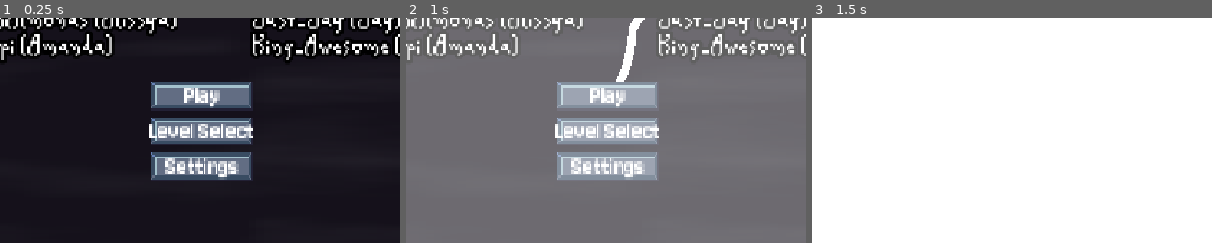
Above: before the commit, frames 1-3 (left to right).
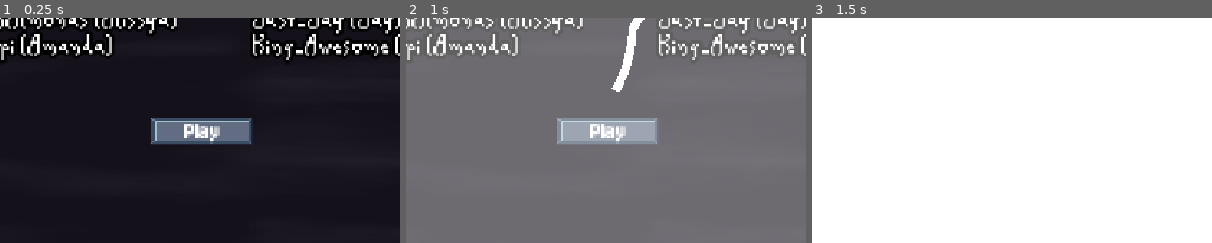
Above: after the commit, the same moments.

Repository: PeterCastell/monster-masher
Game: Godot game, scene res://game.tscn
Two runs of this game, one before a commit and one after it. Both use one fixed random seed, a clock stepped at 60 frames per second and the inputs below. The engine's default icon, where the game draws it, is replaced by a stand-in: a white triangle on a blue panel in a dark square.
Inputs (mouse positions are % of the whole screen's width and height, from its top left):
- Up to frame 1 (0.25 s): no input
- Up to frame 2 (1 s): click "Level Select" (after the commit: "Play") at 0.5 s
- Up to frame 3 (1.5 s): click (50, 79) at 1.25 s, where only the run before the commit has a clickable "Settings"
The pictures show only the part of the screen within x 24-74%, y 46-96%; the shares and areas given below are measured in that part.

The runs differ from the first frame. In frame 1, 7.5% of the frame differs, in the area x 37-64%, y 28-72%; in frame 2, 7.0%; in frame 3, nothing differs.

Commit message:
RIP menu

Diff:
--- a/game.tscn
+++ b/game.tscn
@@ -2761,48 +2761,6 @@
 text = "Play"
 horizontal_alignment = 1
 
-[node name="LevelSelect" type="TextureButton" parent="UI/Canvas/MainMenu/VBoxContainer" unique_id=904132827]
-layout_mode = 2
-texture_normal = ExtResource("19_f1jbl")
-
-[node name="Label" type="Label" parent="UI/Canvas/MainMenu/VBoxContainer/LevelSelect" unique_id=714116087]
-layout_mode = 1
-anchors_preset = 8
-anchor_left = 0.5
-anchor_top = 0.5
-anchor_right = 0.5
-anchor_bottom = 0.5
-offset_left = -32.0
-offset_top = -9.0
-offset_right = 32.0
-offset_bottom = 9.0
-grow_horizontal = 2
-grow_vertical = 2
-theme_override_fonts/font = ExtResource("20_vaj68")
-text = "Level Select"
-horizontal_alignment = 1
-
-[node name="Settings" type="TextureButton" parent="UI/Canvas/MainMenu/VBoxContainer" unique_id=2125020856]
-layout_mode = 2
-texture_normal = ExtResource("19_f1jbl")
-
-[node name="Label" type="Label" parent="UI/Canvas/MainMenu/VBoxContainer/Settings" unique_id=743953020]
-layout_mode = 1
-anchors_preset = 8
-anchor_left = 0.5
-anchor_top = 0.5
-anchor_right = 0.5
-anchor_bottom = 0.5
-offset_left = -32.0
-offset_top = -9.0
-offset_right = 32.0
-offset_bottom = 9.0
-grow_horizontal = 2
-grow_vertical = 2
-theme_override_fonts/font = ExtResource("20_vaj68")
-text = "Settings"
-horizontal_alignment = 1
-
 [node name="TileMapLayer" type="TileMapLayer" parent="UI/Canvas" unique_id=96092096]
 visible = false
 tile_map_data = PackedByteArray("AAAAACcAAAAjAA4AAAABACcAAAAjAA4AAAACACcAAAAjAA4AAAADACcAAAAjAA4AAAAEACcAAAAjAA4AAAAFAC …(5840 unchanged characters)…
@@ -2845,7 +2803,5 @@
 
 [connection signal="pressed" from="UI/Canvas/MainMenu/VBoxContainer/Play" to="UI/Canvas" method="_on_play_button_pressed"]
 [connection signal="pressed" from="UI/Canvas/MainMenu/VBoxContainer/Play" to="Music" method="_on_button_pressed"]
-[connection signal="pressed" from="UI/Canvas/MainMenu/VBoxContainer/LevelSelect" to="UI/Canvas" method="_on_play_button_pressed"]
-[connection signal="pressed" from="UI/Canvas/MainMenu/VBoxContainer/LevelSelect" to="Music" method="_on_button_pressed"]
 [connection signal="timeout" from="UI/Canvas/Timer" to="UI/Canvas" method="_on_timer_timeout"]
 [connection signal="animation_finished" from="UI/Canvas/FadeAnimator" to="UI/Canvas" method="_on_fade_animator_animation_finished"]
